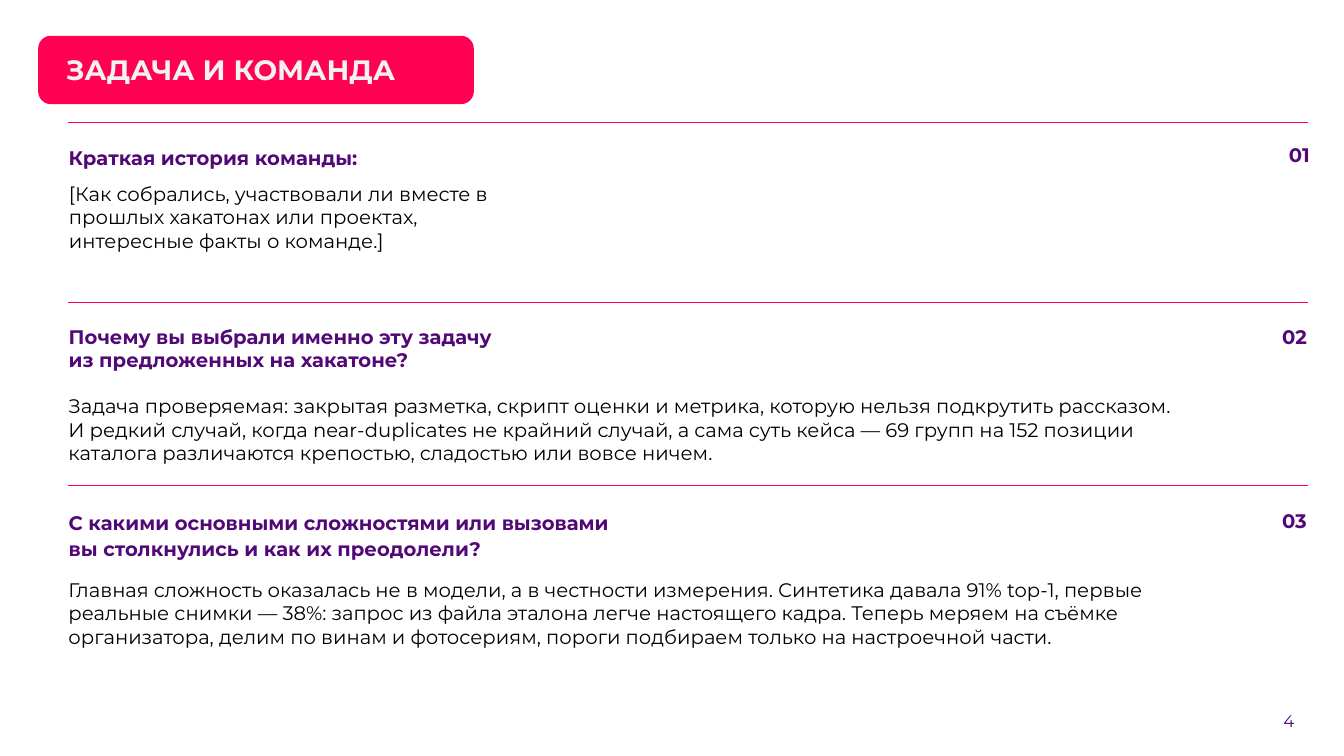
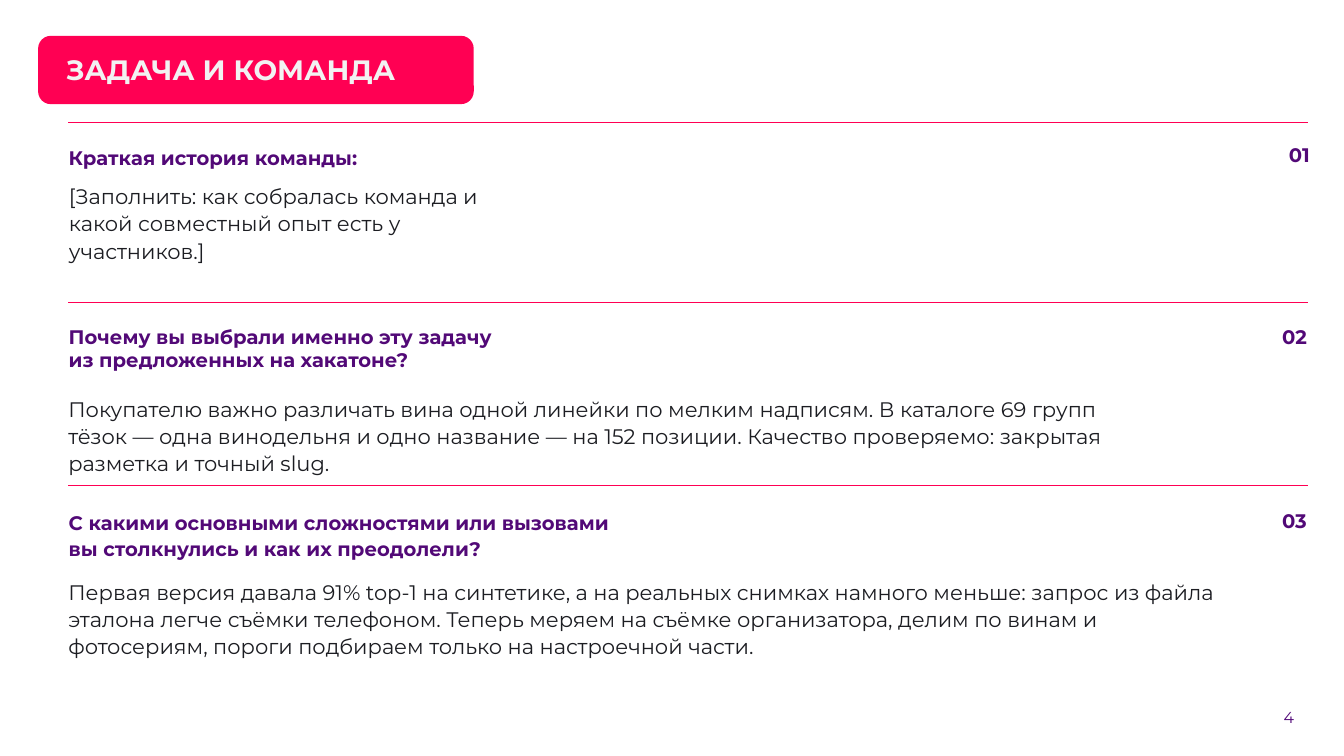
Before and after one commit to AlexGvr/rus_vines, a slide deck: slide 4 of ЛЦТ2026 Сканер российских вин.pptx. Drawn at 1344x756 pixels with LibreOffice and Linux fonts; fonts in the diff are those of the drawing; background and template pictures are left out. Boxes give left, top, right and bottom in pixels: in the first picture for what was removed or moved away, otherwise in the second. Text is boxed around its words. In the diff, an @@ line names an element or a change of style, - is before the commit and + after.

```diff
--- a/ЛЦТ2026 Сканер российских вин.pptx
+++ b/ЛЦТ2026 Сканер российских вин.pptx
@@ text at [69,188,477,263]: text changed; size 14 to 15 pt; text colour #000000 to #1C1D22 @@
-[Как собрались, участвовали ли вместе в прошлых хакатонах или проектах, интересные факты о команде.]
+[Заполнить: как собралась команда и какой совместный опыт есть у участников.]
@@ text at [68,401,1101,475]: text changed; size 14 to 15 pt; text colour #000000 to #1C1D22 @@
-Задача проверяемая: закрытая разметка, скрипт оценки и метрика, которую нельзя подкрутить рассказом. И редкий случай, когда near-duplicates не крайний случай, а сама суть кейса — 69 групп на 152 позиции каталога различаются крепостью, сладостью или вовсе ничем.
+Покупателю важно различать вина одной линейки по мелким надписям. В каталоге 69 групп тёзок — одна винодельня и одно название — на 152 позиции. Качество проверяемо: закрытая разметка и точный slug.
@@ text at [68,584,1214,658]: text changed; size 14 to 15 pt; text colour #000000 to #1C1D22 @@
-Главная сложность оказалась не в модели, а в честности измерения. Синтетика давала 91% top-1, первые реальные снимки — 38%: запрос из файла эталона легче настоящего кадра. Теперь меряем на съёмке организатора, делим по винам и фотосериям, пороги подбираем только на настроечной части.
+Первая версия давала 91% top-1 на синтетике, а на реальных снимках намного меньше: запрос из файла эталона легче съёмки телефоном. Теперь меряем на съёмке организатора, делим по винам и фотосериям, пороги подбираем только на настроечной части.
@@ page number at [1284,712,1294,723]: size 12 to 11.3 pt, text colour #520977 to #520978; line spacing 1 to 1.08; vertical alignment middle to top @@
```
Also in this commit, not shown: 9 other slides changed, 7 slides added, 7 slides removed, 3 other files.
